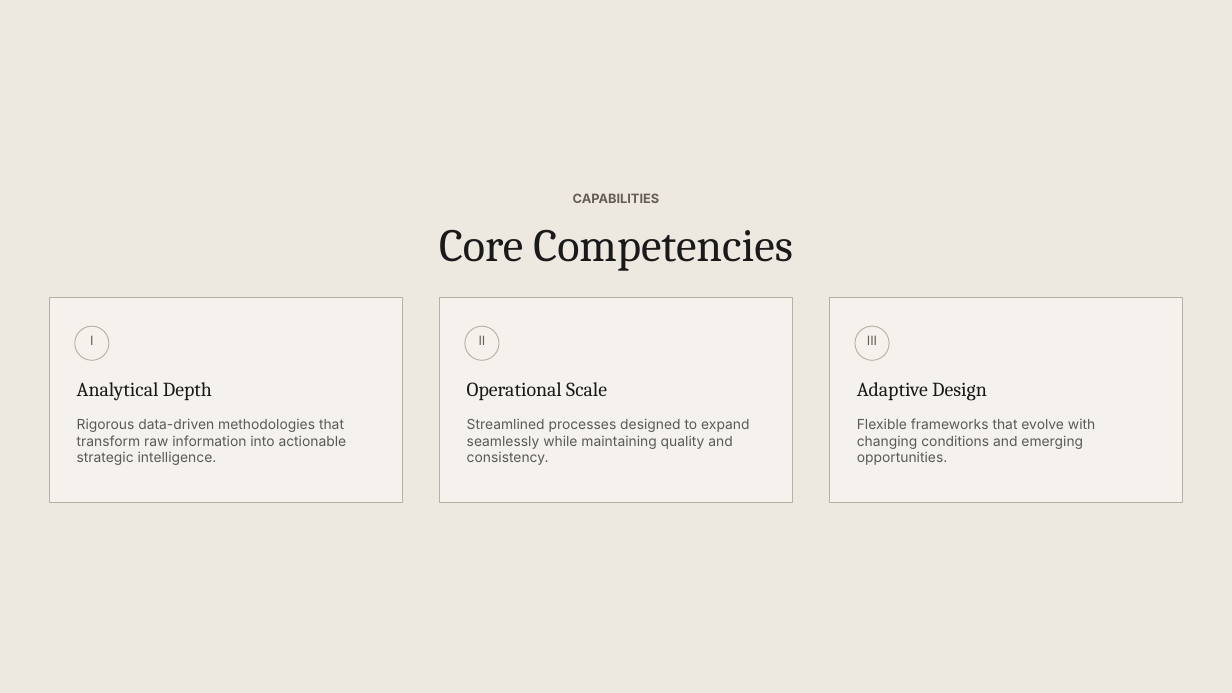
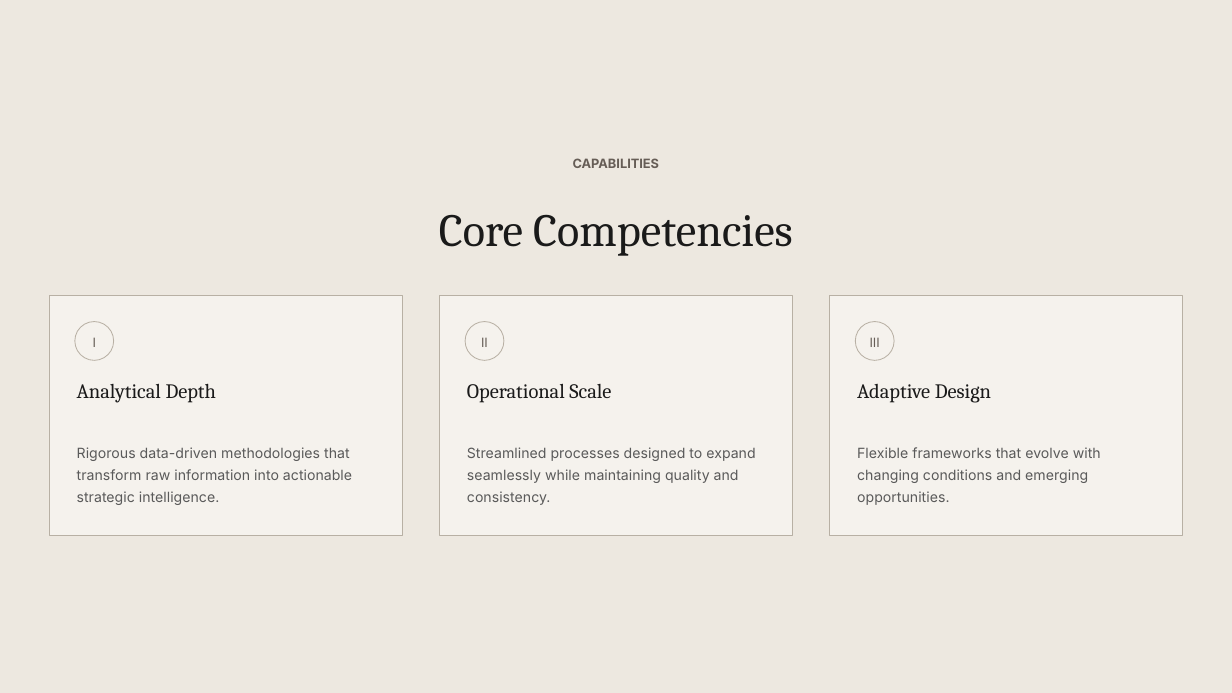
Before and after one commit to hustcer/pptx-nova, a slide deck: slide 6 of pptx-nova/assets/examples/cartesian/deck.pptx. Drawn at 1232x693 pixels with LibreOffice and Linux fonts; fonts in the diff are those of the drawing. Boxes give left, top, right and bottom in pixels: in the first picture for what was removed or moved away, otherwise in the second. Text is boxed around its words. In the diff, an @@ line names an element or a change of style, - is before the commit and + after.

```diff
--- a/pptx-nova/assets/examples/cartesian/deck.pptx
+++ b/pptx-nova/assets/examples/cartesian/deck.pptx
@@ text "CAPABILITIES" at <box>573,158,660,168</box>: line spacing 1 to 1.2 @@
@@ text "CAPABILITIES": place and size @@
-text "CAPABILITIES" at <box>573,193,660,203</box>
+text "CAPABILITIES" at <box>573,158,660,168</box>
@@ text "Core Competencies": place and size @@
-text "Core Competencies" at <box>439,229,793,271</box>
+text "Core Competencies" at <box>439,214,793,256</box>
@@ text "Core Competencies" at <box>439,214,793,256</box>: line spacing 1 to 1.2 @@
@@ rectangle: place and size @@
-rectangle at <box>49,298,402,503</box>
+rectangle at <box>49,296,402,536</box>
@@ rectangle: place and size @@
-rectangle at <box>439,298,792,503</box>
+rectangle at <box>439,296,792,536</box>
@@ outline #B8B0A4 0.75 pt to #B8B0A4 0.65 pt in 3 elements at <box>49,296,402,536</box>, <box>439,296,792,536</box>, <box>830,296,1183,536</box> @@
@@ rectangle: place and size @@
-rectangle at <box>830,298,1183,503</box>
+rectangle at <box>830,296,1183,536</box>
@@ ellipse "I": place and size @@
-ellipse "I" at <box>90,335,93,345</box>
+ellipse "I" at <box>75,322,114,360</box>
@@ ellipse removed at <box>75,326,109,360</box> @@
@@ ellipse "II": place and size @@
-ellipse "II" at <box>479,335,486,345</box>
+ellipse "II" at <box>465,322,504,360</box>
@@ ellipse removed at <box>465,326,499,360</box> @@
@@ ellipse removed at <box>855,326,889,360</box> @@
@@ line spacing 1 to 1.2; vertical alignment top to middle; fill none to #F5F2ED; outline none to #B8B0A4 0.65 pt in 3 elements at <box>75,322,114,360</box>, <box>465,322,504,360</box>, <box>856,322,895,360</box> @@
@@ ellipse "III": place and size @@
-ellipse "III" at <box>867,335,877,345</box>
+ellipse "III" at <box>856,322,895,360</box>
@@ size 15.5 to 16 pt; line spacing 1 to 1.2 in 3 elements at <box>467,383,611,403</box>, <box>77,383,216,403</box>, <box>857,384,991,403</box> @@
@@ 3 texts: place and size @@
-3 texts at <box>77,418,1095,465</box>
+3 texts at <box>77,447,1101,505</box>
@@ size 10.8 to 11 pt; line spacing 1 to 1.3 in 3 elements at <box>467,447,755,505</box>, <box>77,447,352,505</box>, <box>857,447,1101,505</box> @@
```
Also in this commit, not shown: 9 other slides changed, 44 other files.
